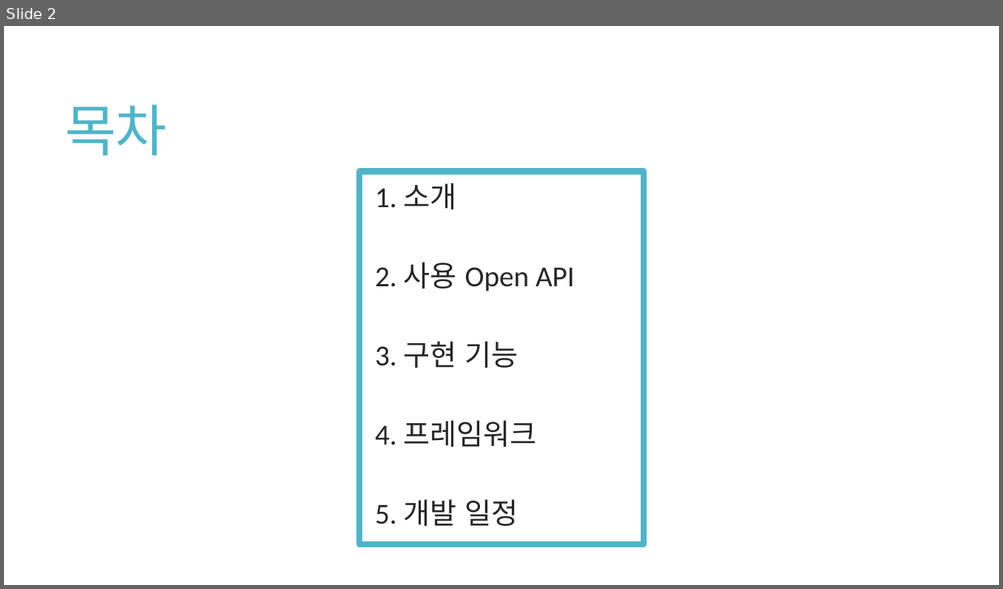
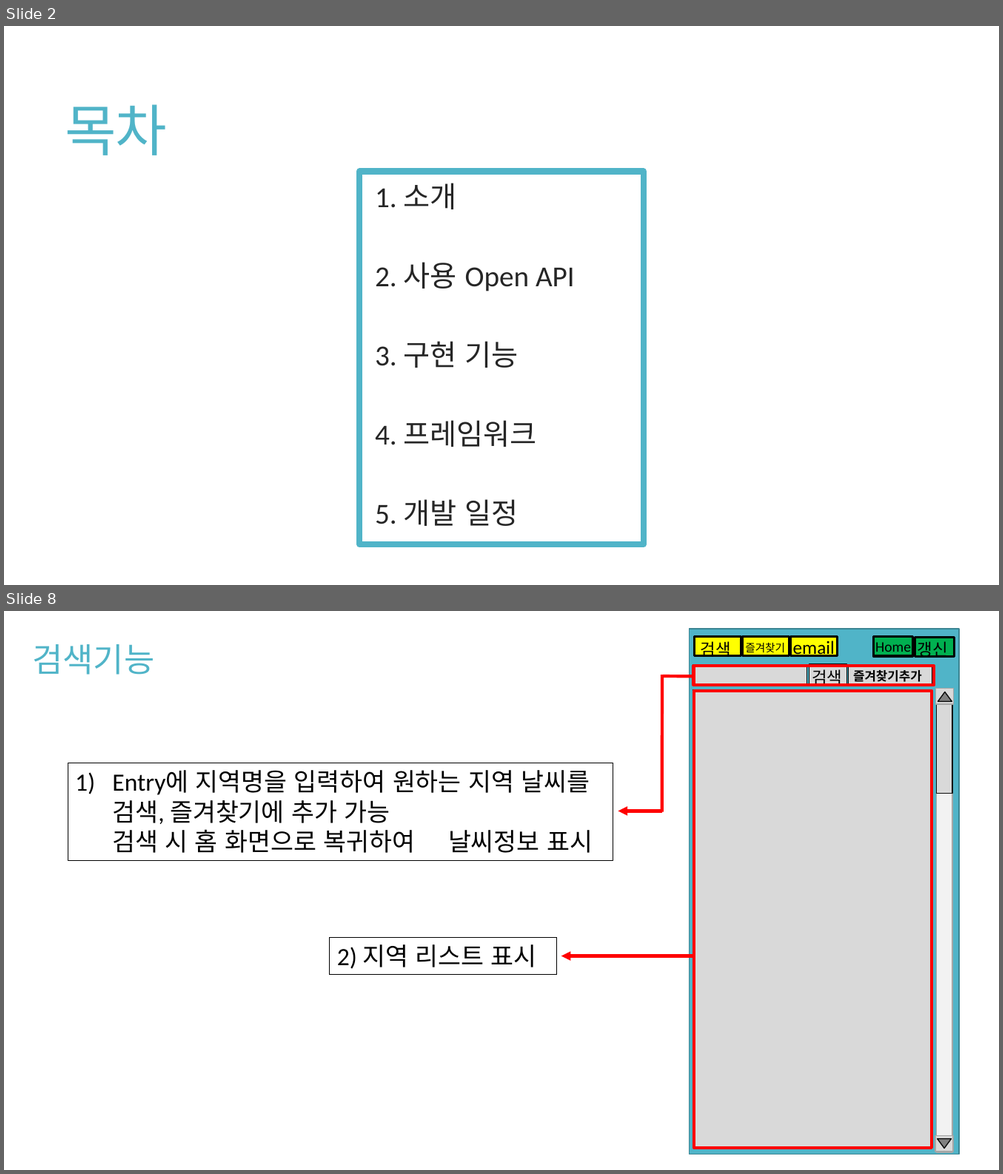
Before and after one commit to 1TAEK/ScriptLanguage-TermProject, a slide deck: 기획/2019스크립트언어 ㅌㅌ팀 기획발표.pptx. Shown one above the other, each under a label of ours: slide 2 before the commit, slides 2 and 8 after it; the slides between them are not shown. The pictures are 1003x589 and 1003x1174 pixels, drawn with LibreOffice and Linux fonts; fonts in the diff are those of the drawing. Boxes give left, top, right and bottom in pixels: in the first picture for what was removed or moved away, otherwise in the second. Text is boxed around its words. In the diff, an @@ line names an element or a change of style, - is before the commit and + after.

```diff
--- a/기획/2019스크립트언어 ㅌㅌ팀 기획발표.pptx
+++ b/기획/2019스크립트언어 ㅌㅌ팀 기획발표.pptx
@@ slide 8 added at [4, 611, 999, 1170], background #FFFFFF @@
@@ rectangle added at [689, 629, 959, 1155], fill #50B4C8, outline #3B8594 1 pt @@
@@ text added at [32, 644, 154, 675], 32 pt, text #50B4C8 @@
+검색기능
@@ group added at [700, 641, 948, 660]: 4 texts @@
+갱신
+검색
+즐겨찾기
+email
@@ rectangle added at [874, 636, 913, 655], fill #00B050, outline #000000 2.25 pt @@
@@ text added at [875, 642, 910, 656], 14 pt, text #000000 @@
+Home
@@ group added at [694, 636, 955, 657]: 4 rectangles @@
@@ line added from (662, 812) to (662, 675), #FF0000 3 pt @@
@@ line added from (695, 677) to (663, 676), #FF0000 3 pt @@
@@ rectangle added at [694, 667, 933, 686], outline #FF0000 3 pt @@
@@ group added at [693, 664, 932, 688]: 3 rectangles, 2 texts @@
+검색
+즐겨찾기추가
@@ rectangle added at [694, 690, 931, 1147], fill #D9D9D9, outline #000000 1 pt @@
@@ rectangle added at [694, 691, 931, 1148], outline #FF0000 3 pt @@
@@ rectangle added at [936, 689, 952, 1153], fill #F2F2F2, outline #A6A6A6 1 pt @@
@@ rectangle added at [68, 763, 613, 861], outline #000000 0.75 pt, 24 pt, text #000000 @@
+1) Entry에 지역명을 입력하여 원하는 지역 날씨를 검색, 즐겨찾기에 추가 가능
+검색 시 홈 화면으로 복귀하여 날씨정보 표시
@@ arrow added from (662, 811) to (618, 811), #FF0000 3 pt @@
@@ rectangle added at [330, 938, 556, 975], outline #000000 0.75 pt, 24 pt, text #000000 @@
+2) 지역 리스트 표시
@@ arrow added from (694, 957) to (561, 957), #FF0000 3 pt @@
@@ group added at [935, 689, 953, 1152]: 3 rectangles, 2 triangles @@
```
Also in this commit, not shown: 5 slides changed, 3 other slides added.
